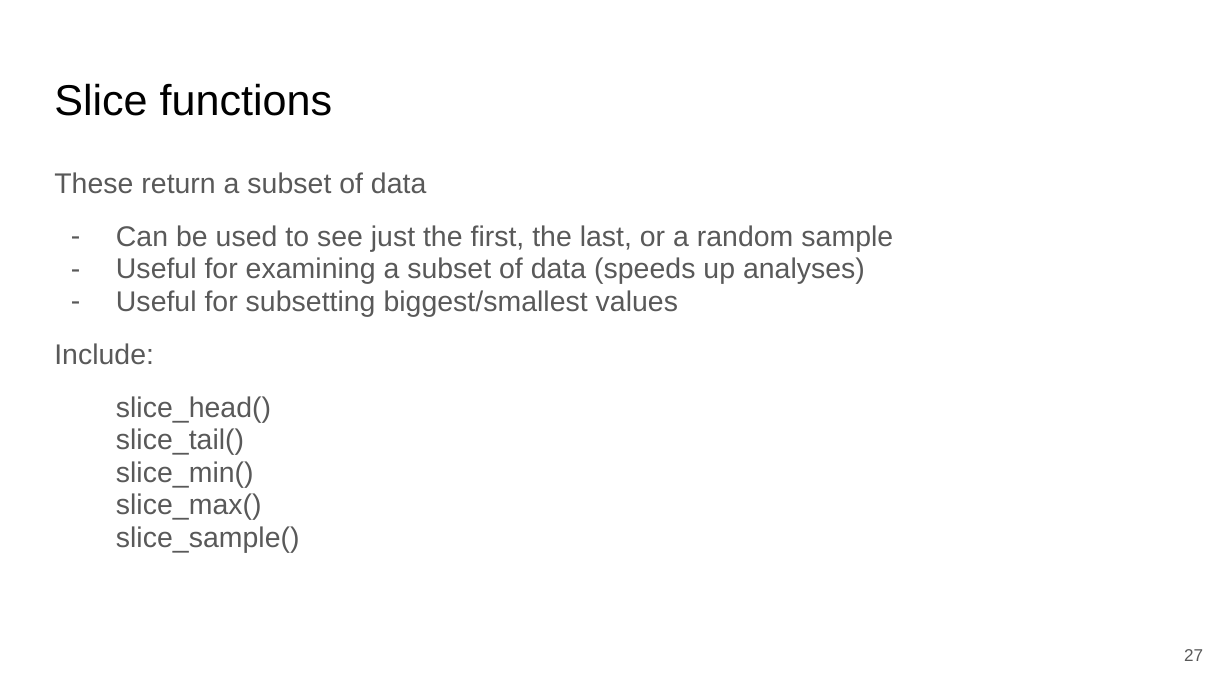
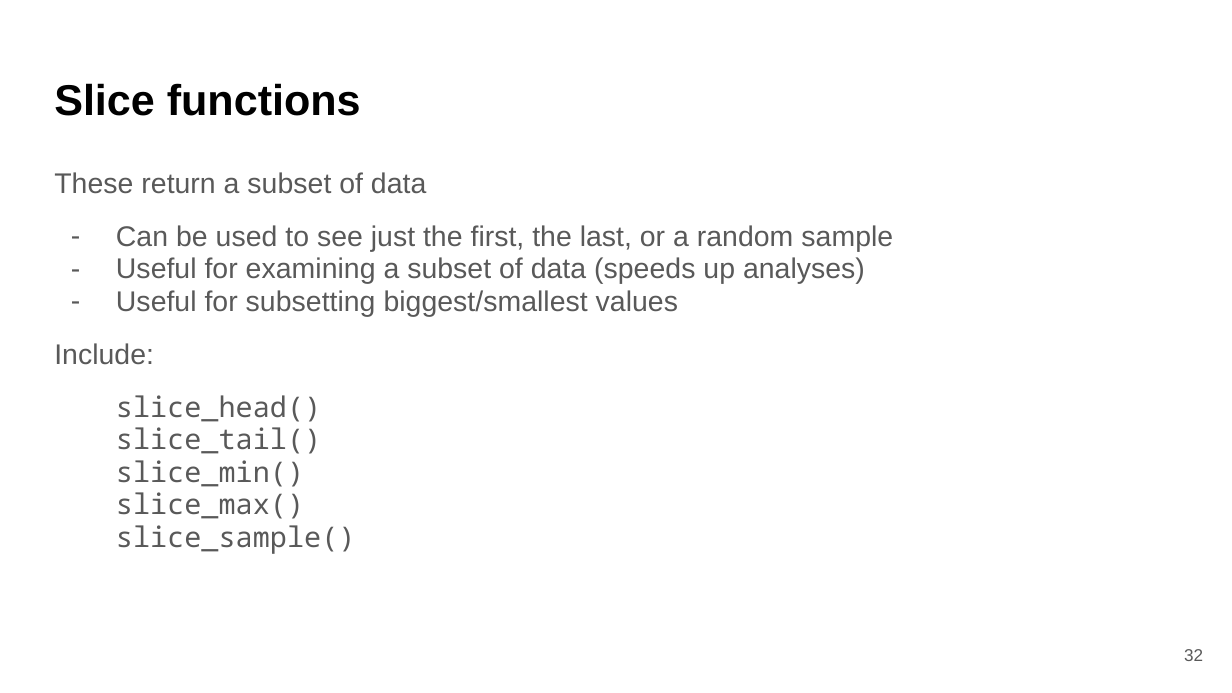
Before and after one commit to bmaitner/biometry_course, a slide deck: slide 32 of lectures/Lecture_07_tidyverse.pptx (slide 27 before the commit). Drawn at 1232x693 pixels with LibreOffice and Linux fonts; fonts in the diff are those of the drawing. Boxes give left, top, right and bottom in pixels: in the first picture for what was removed or moved away, otherwise in the second. Text is boxed around its words. In the diff, an @@ line names an element or a change of style, - is before the commit and + after.

```diff
--- a/lectures/Lecture_07_tidyverse.pptx
+++ b/lectures/Lecture_07_tidyverse.pptx
@@ title "Slice functions" at [54,83,361,116]: bold on @@
@@ text at [116,395,355,554]: font Arial to Noto Sans Mono in "slice_head()", "slice_tail()", "slice_min()", "slice_max()" and 1 more places @@
@@ page number at [1184,649,1203,661]: text changed @@
-27
+32
```
Also in this commit, not shown: 27 other slides changed, 6 slides added, 1 slide removed, 1 other file.
